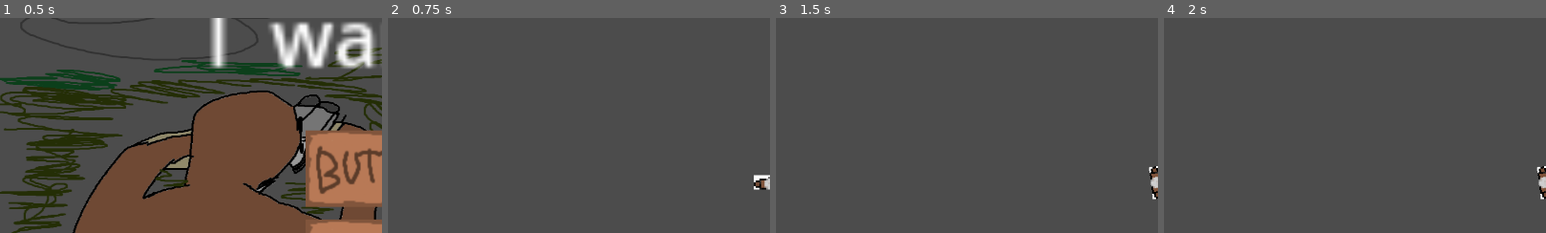
Above: before the commit, frames 1-4 (left to right).
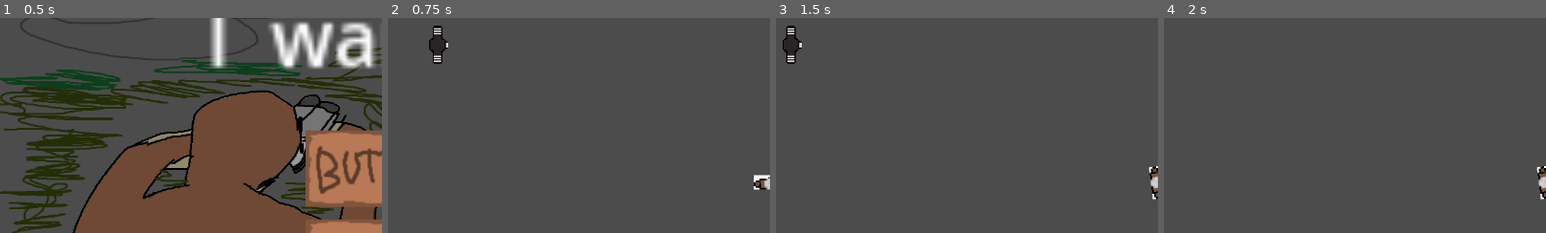
Above: after the commit, the same moments.

Repository: aleziz01/StalkerGame
Game: Godot game, scene res://scenes/main_menu.tscn
Same seed, same stepped clock (60 frames per second), same inputs: the game is played once before the commit and once after it.
Inputs (mouse positions are % of the whole screen's width and height, from its top left):
- Up to frame 1 (0.5 s): no input
- Up to frame 2 (0.75 s): click (50, 47) at 0.5 s
- Up to frame 3 (1.5 s): tap Enter at 1.25 s; move the mouse to (72, 45) at 1.27 s; press the mouse at (72, 45) at 1.28 s; hold D (right) from 1.28 s (still down)
- Up to frame 4 (2 s): keep holding D (right)
The pictures show only the part of the screen within x 0-50%, y 12-62%; the shares and areas given below are measured in that part.

Frame 1 is identical in both runs. In frame 2, 0.5% of the frame differs, in the area x 10-16%, y 3-22%; in frame 3, 0.5%; in frame 4, nothing differs.

Commit message:
made the zombie

Diff:
--- a/project.godot
+++ b/project.godot
@@ -25,7 +25,7 @@
 
 [global_group]
 
-enemy="enemyGroup"
+entity="enemyGroup"
 
 [input]
 
--- a/scenes/main.tscn
+++ b/scenes/main.tscn
@@ -1,7 +1,8 @@
-[gd_scene load_steps=5 format=3 uid="uid://bp6lotrvv5l3u"]
+[gd_scene load_steps=6 format=3 uid="uid://bp6lotrvv5l3u"]
 
 [ext_resource type="PackedScene" uid="uid://54t8qhs1mgcg" path="res://scenes/player.tscn" id="1_o5qli"]
 [ext_resource type="PackedScene" uid="uid://dg6e7ehmdmte6" path="res://scenes/mutant.tscn" id="2_0wfyh"]
+[ext_resource type="PackedScene" uid="uid://cpwfmyq247w5p" path="res://scenes/zombie.tscn" id="3_sugp2"]
 
 [sub_resource type="Environment" id="Environment_o5qli"]
 glow_enabled = true
@@ -33,3 +34,6 @@
 
 [node name="CharacterBody2D" parent="." instance=ExtResource("2_0wfyh")]
 position = Vector2(460, -246)
+
+[node name="zombie" parent="." instance=ExtResource("3_sugp2")]
+position = Vector2(-555, -230)
--- a/scenes/mutant.tscn
+++ b/scenes/mutant.tscn
@@ -23,7 +23,7 @@
 [sub_resource type="RectangleShape2D" id="RectangleShape2D_smdei"]
 size = Vector2(78, 54)
 
-[node name="Mutant" type="CharacterBody2D" groups=["enemy"]]
+[node name="Mutant" type="CharacterBody2D" groups=["entity"]]
 collision_layer = 64
 script = ExtResource("1_smdei")
 
--- a/scenes/player.tscn
+++ b/scenes/player.tscn
@@ -9,7 +9,7 @@
 [node name="Player" type="Node2D"]
 texture_filter = 1
 
-[node name="Character" type="CharacterBody2D" parent="."]
+[node name="Character" type="CharacterBody2D" parent="." groups=["entity"]]
 scale = Vector2(3, 3)
 collision_layer = 128
 script = ExtResource("1_g2els")
--- /dev/null
+++ b/scenes/zombie.tscn
@@ -0,0 +1,51 @@
+[gd_scene load_steps=6 format=3 uid="uid://cpwfmyq247w5p"]
+
+[ext_resource type="Texture2D" uid="uid://b8dpfm8vc6wga" path="res://Concept Art/zombieConcept.png" id="1_1vlb3"]
+[ext_resource type="Script" uid="uid://yq7sskdcuw44" path="res://scripts/zombie.gd" id="1_httt1"]
+
+[sub_resource type="SpriteFrames" id="SpriteFrames_httt1"]
+animations = [{
+"frames": [{
+"duration": 1.0,
+"texture": ExtResource("1_1vlb3")
+}],
+"loop": true,
+"name": &"default",
+"speed": 5.0
+}]
+
+[sub_resource type="CircleShape2D" id="CircleShape2D_xepks"]
+radius = 473.00424
+
+[sub_resource type="RectangleShape2D" id="RectangleShape2D_4gx57"]
+size = Vector2(34, 66)
+
+[node name="zombie" type="CharacterBody2D" groups=["entity"]]
+texture_filter = 1
+collision_layer = 64
+script = ExtResource("1_httt1")
+
+[node name="AnimatedSprite2D" type="AnimatedSprite2D" parent="."]
+rotation = -1.5707964
+scale = Vector2(2, 2)
+sprite_frames = SubResource("SpriteFrames_httt1")
+
+[node name="DetectionRange" type="Area2D" parent="."]
+collision_layer = 0
+collision_mask = 128
+
+[node name="CollisionShape2D" type="CollisionShape2D" parent="DetectionRange"]
+shape = SubResource("CircleShape2D_xepks")
+
+[node name="CollisionShape2D" type="CollisionShape2D" parent="."]
+shape = SubResource("RectangleShape2D_4gx57")
+
+[node name="Timer" type="Timer" parent="."]
+wait_time = 5.0
+autostart = true
+
+[node name="weaponPosition" type="Node2D" parent="."]
+position = Vector2(17, 24)
+
+[connection signal="body_entered" from="DetectionRange" to="." method="_on_detection_range_body_entered"]
+[connection signal="timeout" from="Timer" to="." method="_on_timer_timeout"]
--- a/scripts/character.gd
+++ b/scripts/character.gd
@@ -2,7 +2,6 @@
 
 
 const SPEED = 10000.0
-const FRICTION = 250000.0
 
 func _physics_process(delta: float) -> void:
 	look_at(get_global_mouse_position())
@@ -41,8 +40,23 @@
 		projInstance.speed=1200
 		projInstance.initpos=weapon_position.global_position
 		projInstance.rot=rotation
+		projInstance.damage=20
 		parent.get_child(1).add_child(projInstance)
 
 
 func _on_shoot_timer_timeout() -> void:
 	shootable=true
+
+var hp=100
+func updateHP(hpAmount):
+	hp+=hpAmount
+	if hpAmount<0:
+		damageAnim()
+	if hp<=0:
+		die()
+
+func damageAnim(): #TODO
+	pass
+
+func die(): #TODO
+	pass
--- a/scripts/mutant.gd
+++ b/scripts/mutant.gd
@@ -5,6 +5,8 @@
 var direction=Vector2.ZERO
 var attacking=false
 var attackCooldown=false
+var target=null
+
 func _physics_process(delta: float) -> void:
 	if target && !attacking && (target.global_position-global_position).length()>30:
 		direction=(target.global_position-global_position).normalized()
@@ -32,7 +34,7 @@
 	await get_tree().create_timer(2).timeout
 	attackCooldown=false
 
-var target=null
+
 func _on_detection_range_body_entered(body: Node2D) -> void:
 	target=body
 	speed=250
--- a/scripts/projectile.gd
+++ b/scripts/projectile.gd
@@ -19,8 +19,8 @@
 
 var endParticles=preload("res://scenes/BulletParticlesWall.tscn")
 func _on_body_entered(body: Node2D) -> void:
-	if body.is_in_group("enemy"):
-		body.updateHP(-20)
+	if body.is_in_group("entity"):
+		body.updateHP(-1*damage)
 	else:
 		var endParticleInstance=endParticles.instantiate()
 		get_parent().add_child(endParticleInstance)
--- /dev/null
+++ b/scripts/zombie.gd
@@ -0,0 +1,86 @@
+extends CharacterBody2D
+
+var speed=25
+var hp=100
+var direction=Vector2.ZERO
+var attackCooldown=false
+var target=null
+var wName=null
+var weapons=["makarov"]
+var dead=false
+
+func _ready() -> void:
+	wName=weapons[randi_range(0,weapons.size()-1)]
+
+func _physics_process(delta: float) -> void:
+	if target && (target.global_position-global_position).length()>30:
+		direction=(target.global_position-global_position).normalized()
+		if !attackCooldown:
+			attack(wName)
+			#play the lunging animation
+	elif target && (target.global_position-global_position).length()<30:
+		direction=Vector2.ZERO
+		#play the attacking animation here
+	look_at(global_position+direction)
+	global_position+=direction*speed*delta
+	move_and_slide()
+
+@onready var timer: Timer = $Timer
+@onready var parent=get_parent()
+@onready var weapon_position: Node2D = $weaponPosition
+var proj=preload("res://scenes/projectile.tscn")
+
+func attack(weaponName):
+	var projectileCount=randi_range(2,10)
+	if weaponName=="makarov":
+		attackCooldown=true
+		for i in projectileCount:
+			await get_tree().create_timer(0.2).timeout
+			if dead:
+				break
+			var projInstance=proj.instantiate()
+			var projRot=deg_to_rad(rotation_degrees+randf_range(-20,20))
+			projInstance.direction=Vector2(cos(projRot),sin(projRot))
+			projInstance.speed=1200
+			projInstance.initpos=weapon_position.global_position
+			projInstance.rot=projRot
+			projInstance.damage=20
+			projInstance.set_collision_mask_value(8,true)
+			projInstance.set_collision_mask_value(7,false)
+			parent.get_child(1).add_child(projInstance)
+		await get_tree().create_timer(3).timeout
+		attackCooldown=false
+
+func _on_detection_range_body_entered(body: Node2D) -> void:
+	target=body
+	speed=250
+	direction=(body.global_position-global_position).normalized()
+	timer.stop()
+
+func _on_timer_timeout() -> void:
+	direction=Vector2(randf_range(-1,1),randf_range(-1,1))
+	await get_tree().create_timer(2.0).timeout
+	direction=Vector2.ZERO
+
+func updateHP(hpAmount):
+	hp+=hpAmount
+	if hpAmount<0:
+		damageAnim()
+	if hp<=0:
+		die()
+
+func damageAnim():
+	modulate=Color(1.137, 0.317, 0.0, 1.0) #change this color to accomodate to the sprites
+	await get_tree().create_timer(0.1).timeout
+	modulate=Color(1.0, 1.0, 1.0, 1.0)
+
+func die():
+	#play death animation
+	dead=true
+	for i in get_children():
+		if i!=get_child(0):
+			i.queue_free()
+	target=null
+	direction=Vector2.ZERO
+	speed=0
+	z_index=-1
Binary file added: Concept Art/zombieConcept.aseprite
Binary file added: Concept Art/zombieConcept.png
Not shown, added: Concept Art/zombieConcept.png.import
Not shown, added: scripts/zombie.gd.uid
